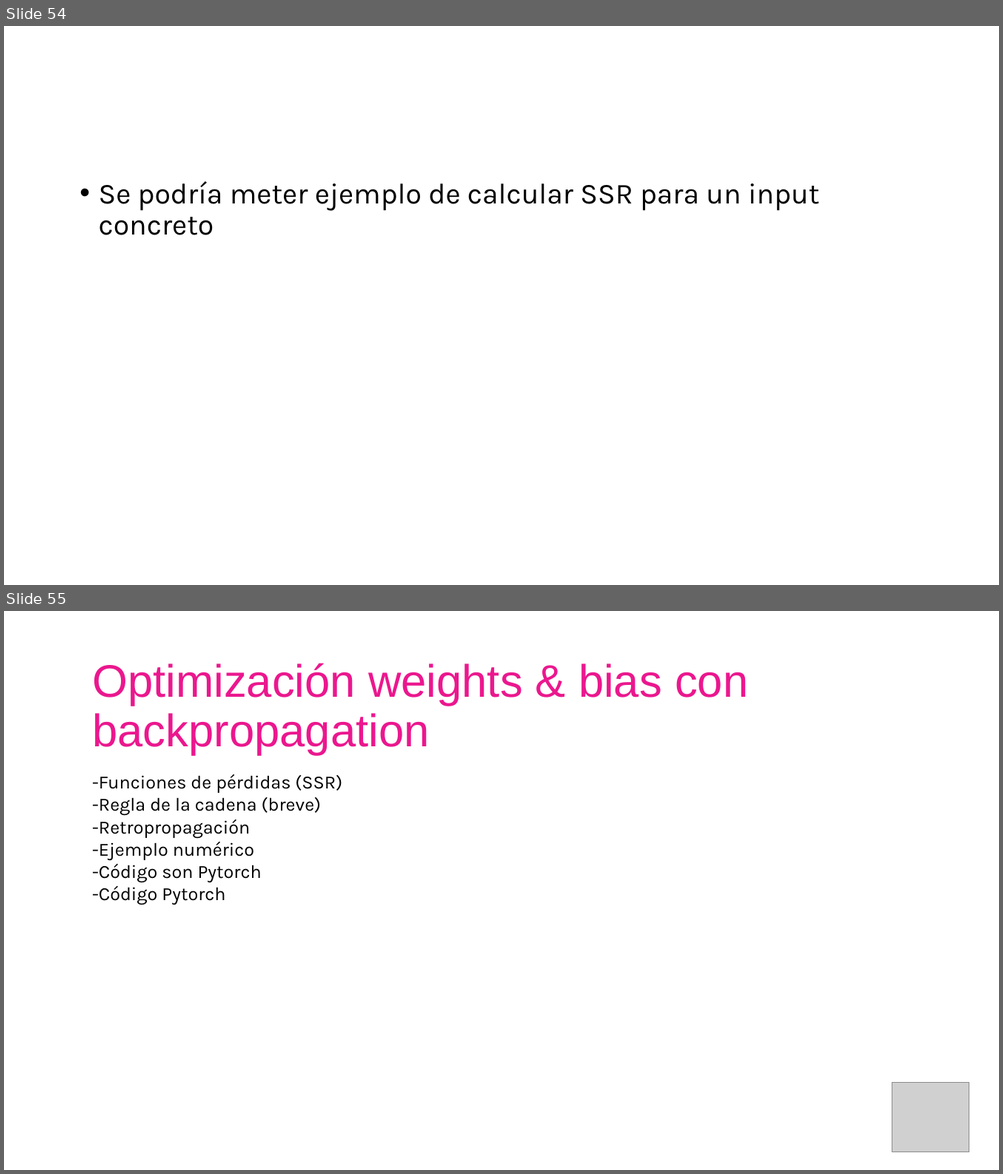
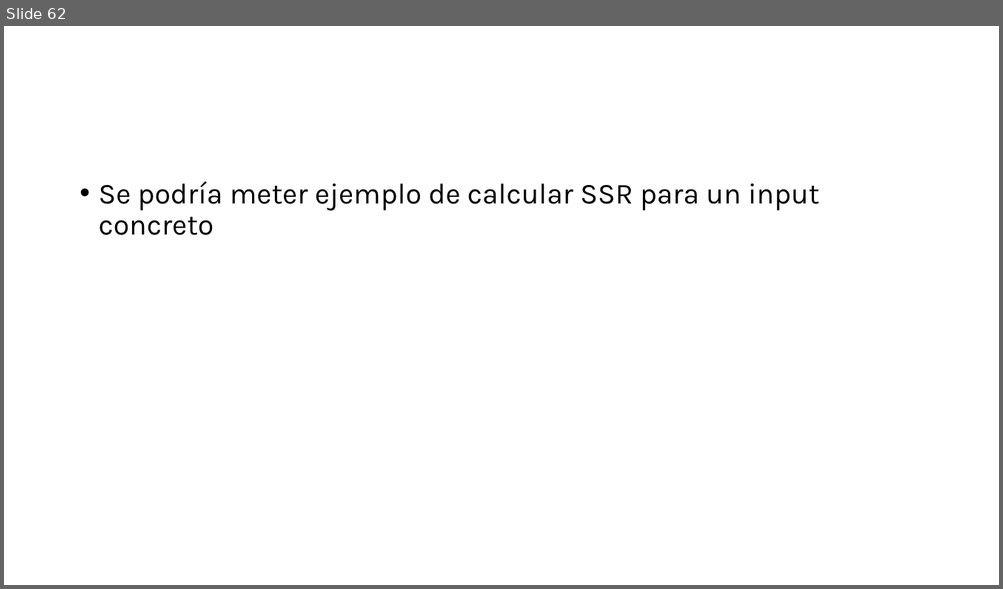
Before and after one commit to AISC-Madrid/workshop-materials, a slide deck: Neural Networks/Slides.pptx. Shown one above the other, each under a label of ours: slides 54 and 55 before the commit, slide 62 after it. The pictures are 1003x1174 and 1003x589 pixels, drawn with LibreOffice and Linux fonts; fonts in the diff are those of the drawing; grey boxes stand for pictures. Boxes give left, top, right and bottom in pixels: in the first picture for what was removed or moved away, otherwise in the second. Text is boxed around its words. In the diff, an @@ line names an element or a change of style, - is before the commit and + after.

Commit message:
Finish single weight optimization

```diff
--- a/Neural Networks/Slides.pptx
+++ b/Neural Networks/Slides.pptx
@@ slide 55 removed at (x1=4, y1=611, x2=999, y2=1170), background #FFFFFF @@
@@ text removed at (x1=92, y1=663, x2=748, y2=755) @@
-Optimización weights & bias con backpropagation
@@ text removed at (x1=92, y1=775, x2=342, y2=905) @@
--Funciones de pérdidas (SSR)
--Regla de la cadena (breve)
--Retropropagación
--Ejemplo numérico
--Código son Pytorch
--Código Pytorch
@@ picture removed at (x1=892, y1=1083, x2=969, y2=1153) @@
@@ what was slide 54 is now slide 62 @@
```
Also in this commit, not shown: 7 slides added, 5 other files.
